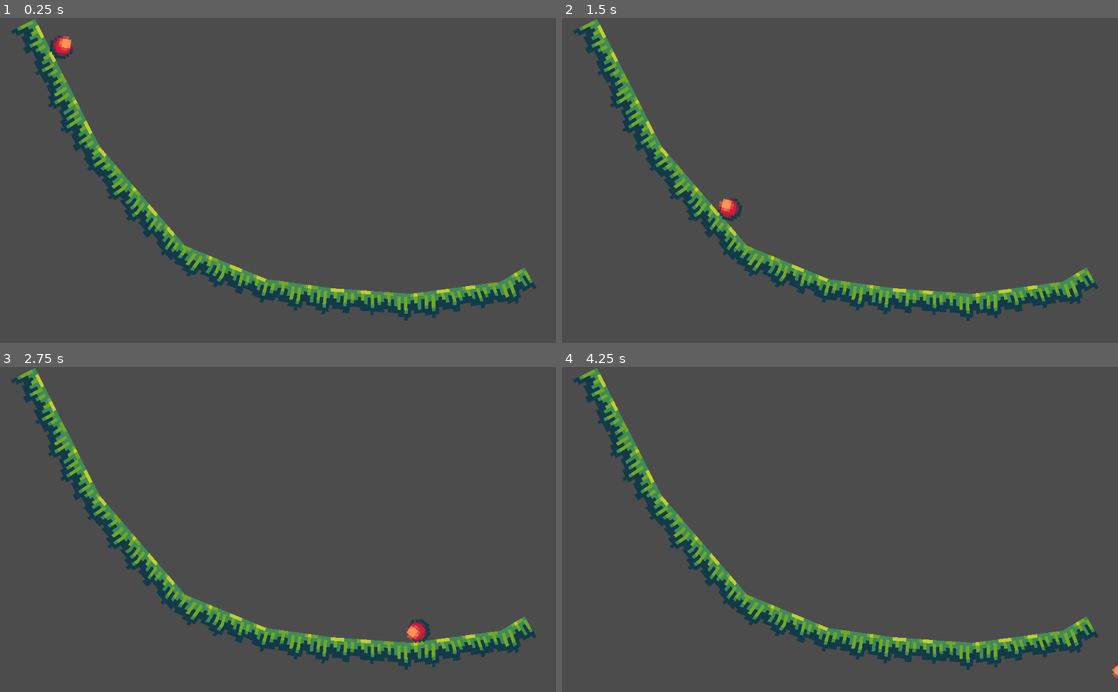
Above: before the commit, frames 1-4 (two rows, left to right).
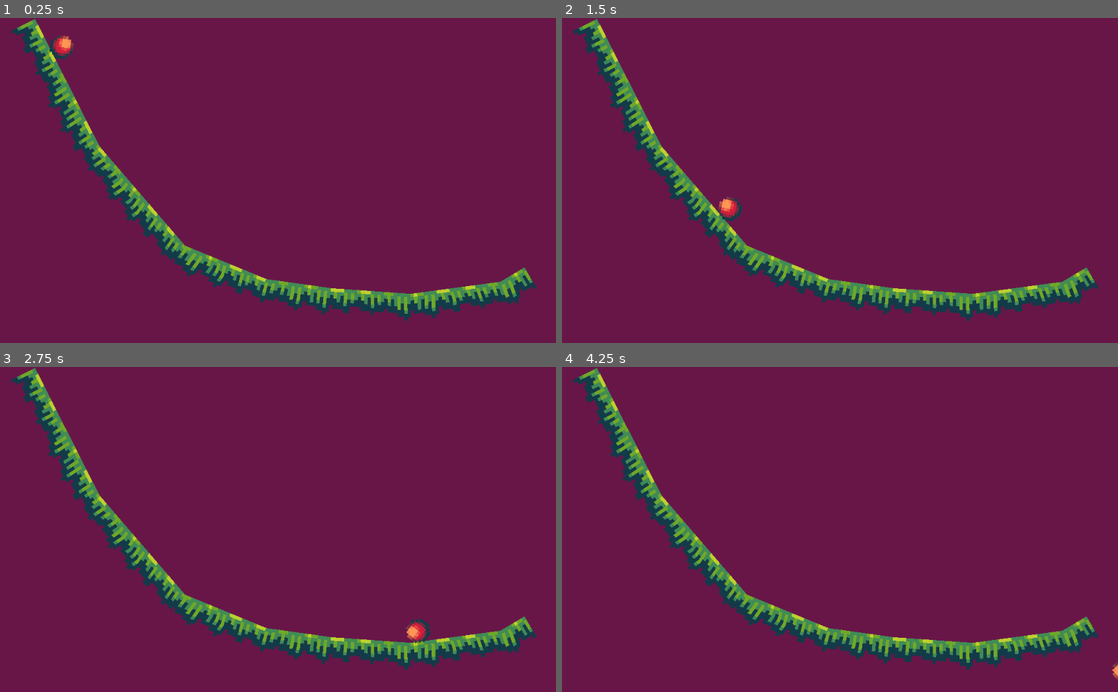
Above: after the commit, the same moments.

Repository: BeanPoleGamesDev/curved_wall_test
Game: Godot game, scene res://Game.tscn
Same seed, same stepped clock (60 frames per second), same inputs: the game is played once before the commit and once after it.
Inputs:
- Up to frame 1 (0.25 s): no input
- Up to frame 2 (1.5 s): no input
- Up to frame 3 (2.75 s): no input
- Up to frame 4 (4.25 s): no input

The runs differ from the first frame. In frame 1, 92% of the frame differs, in the area x 0-100%, y 0-100%; in frame 2, 92%; in frame 3, 92%; in frame 4, 92%.

Commit message:
changed background color

Diff:
--- a/project.godot
+++ b/project.godot
@@ -21,4 +21,5 @@
 
 [rendering]
 
+environment/default_clear_color=Color( 0.411765, 0.0901961, 0.286275, 1 )
 environment/default_environment="res://default_env.tres"
